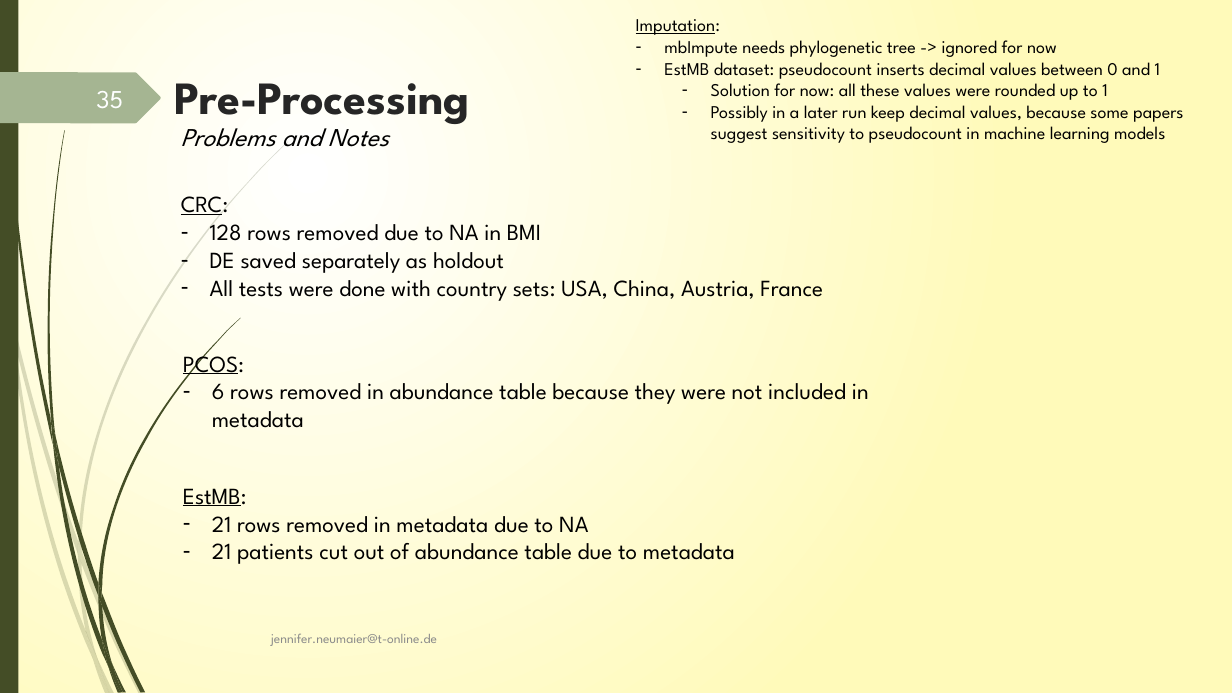
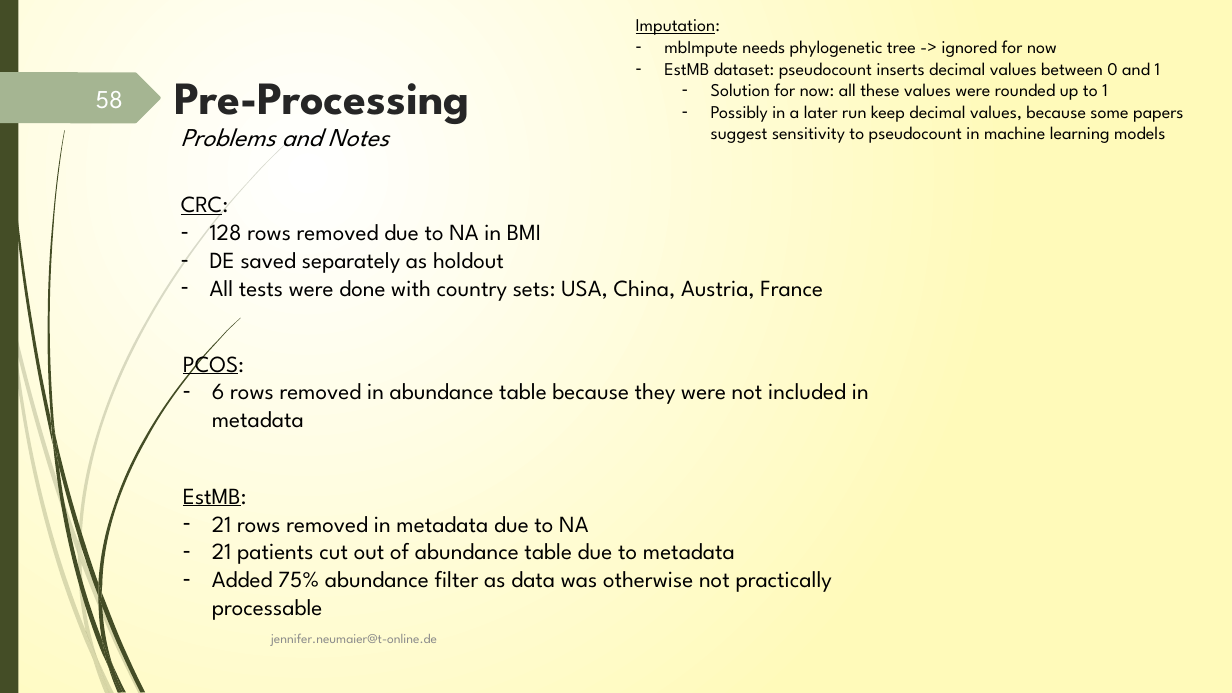
Before and after one commit to JenniferNeumaier/ml_coda, a slide deck: slide 58 of doc/Project_structure_notes.pptx (slide 35 before the commit). Drawn at 1232x693 pixels with LibreOffice and Linux fonts; fonts in the diff are those of the drawing. Boxes give left, top, right and bottom in pixels: in the first picture for what was removed or moved away, otherwise in the second. Text is boxed around its words. In the diff, an @@ line names an element or a change of style, - is before the commit and + after.

```diff
--- a/doc/Project_structure_notes.pptx
+++ b/doc/Project_structure_notes.pptx
@@ page number at bbox=[96, 91, 124, 108]: text changed @@
-35
+58
@@ text at bbox=[212, 571, 832, 620]: paragraph added @@
+– Added 75% abundance filter as data was otherwise not practically processable
```
Also in this commit, not shown: 24 other slides changed, 25 slides added, 2 slides removed, 2 other files.
